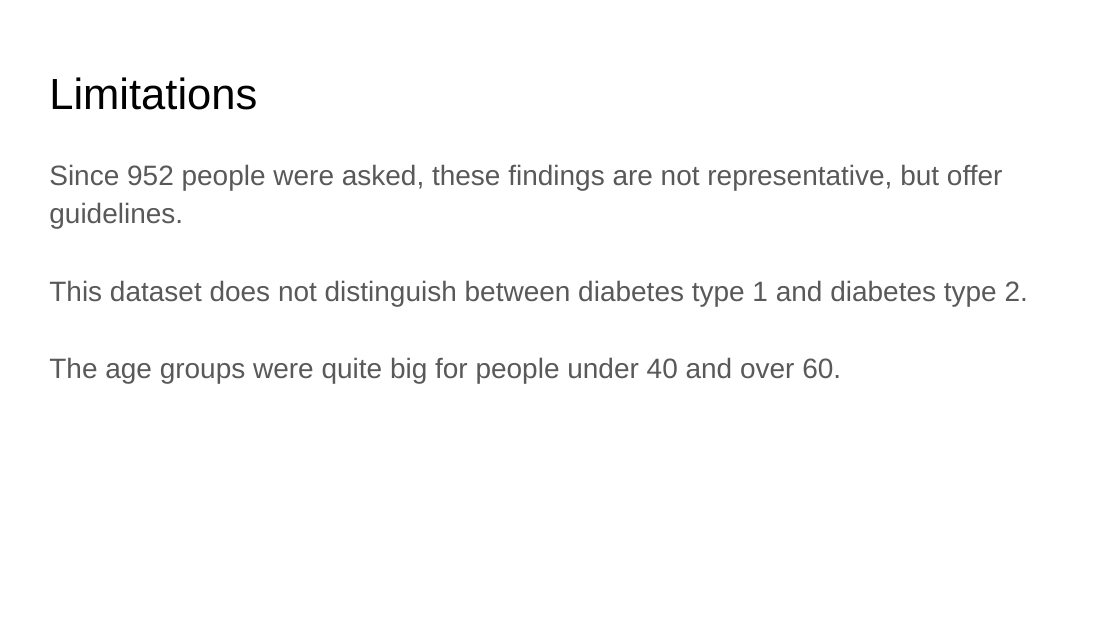
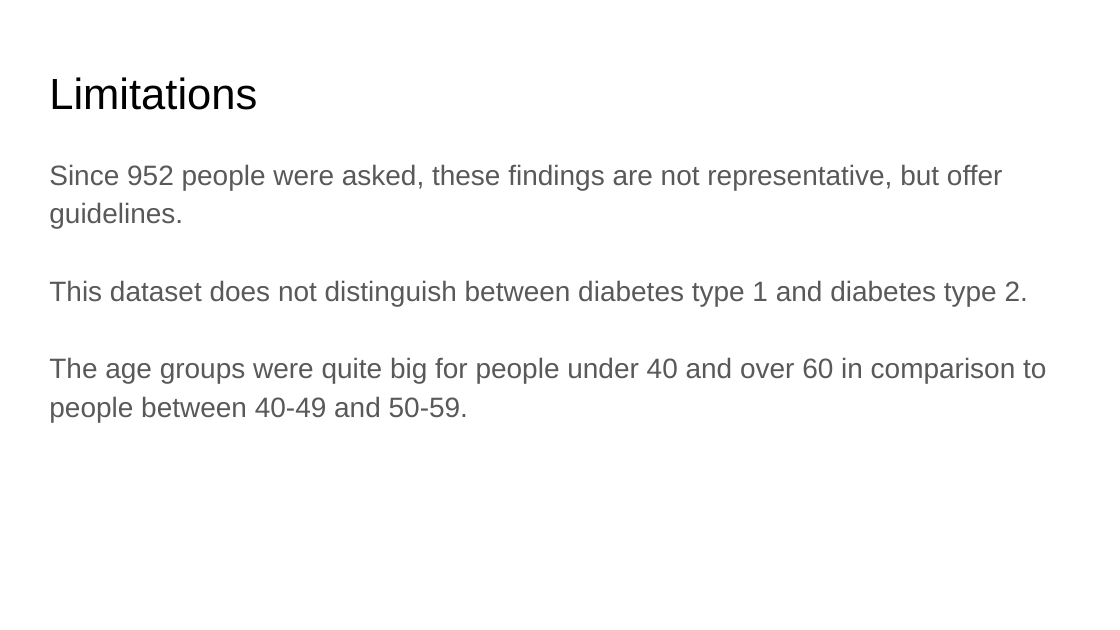
Before and after one commit to an-m-t/EDX-Final-Project-Week, a slide deck: slide 15 of Diabetes_Presentation.pptx. Drawn at 1120x630 pixels with LibreOffice and Linux fonts; fonts in the diff are those of the drawing. Boxes give left, top, right and bottom in pixels: in the first picture for what was removed or moved away, otherwise in the second. Text is boxed around its words. In the diff, an @@ line names an element or a change of style, - is before the commit and + after.

```diff
--- a/Diabetes_Presentation.pptx
+++ b/Diabetes_Presentation.pptx
@@ text at [49, 357, 1046, 422]: text changed @@
-The age groups were quite big for people under 40 and over 60.
+The age groups were quite big for people under 40 and over 60 in comparison to people between 40-49 and 50-59.
```
Also in this commit, not shown: 10 other slides changed.
